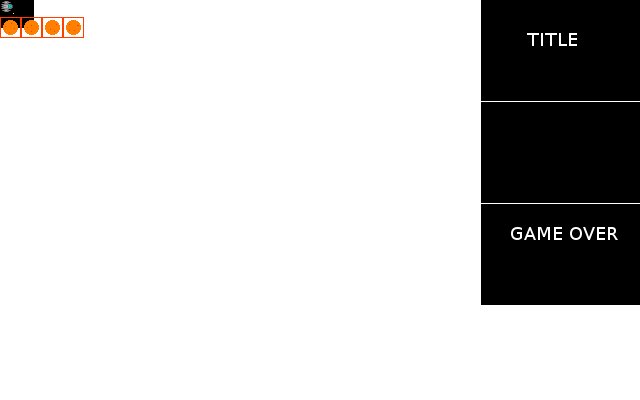
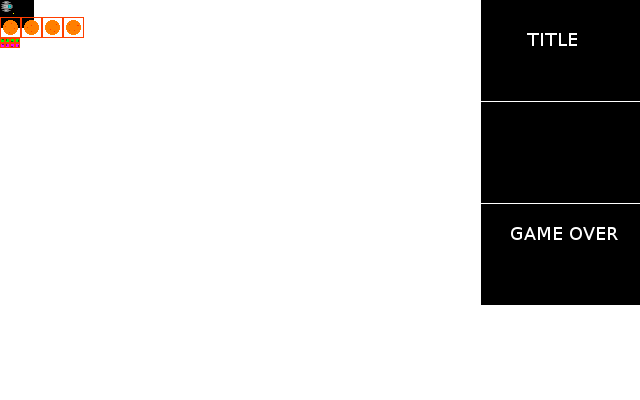
Revision of a layered 640px x 400px image; what changed, layer by layer:
painted on "Stuff" over [1, 39, 19, 47]
painted on "Grid" over [0, 38, 20, 48]
